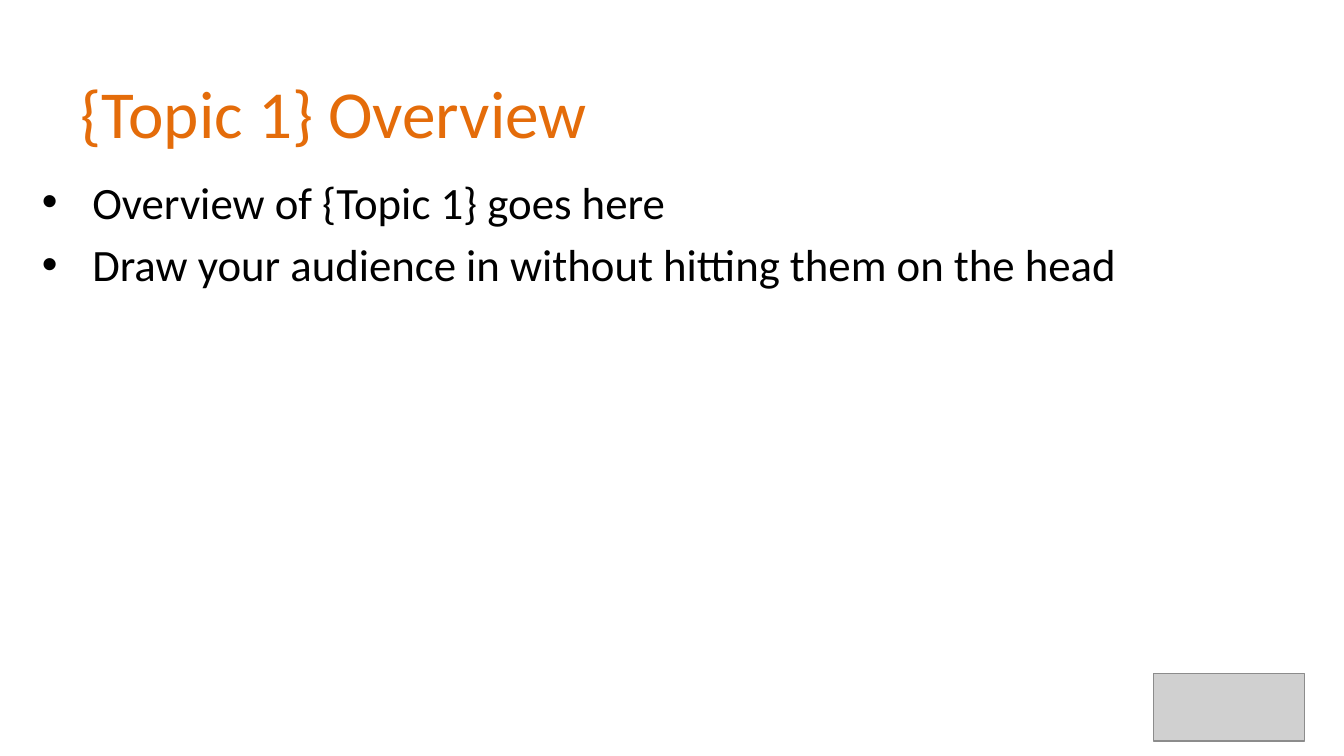
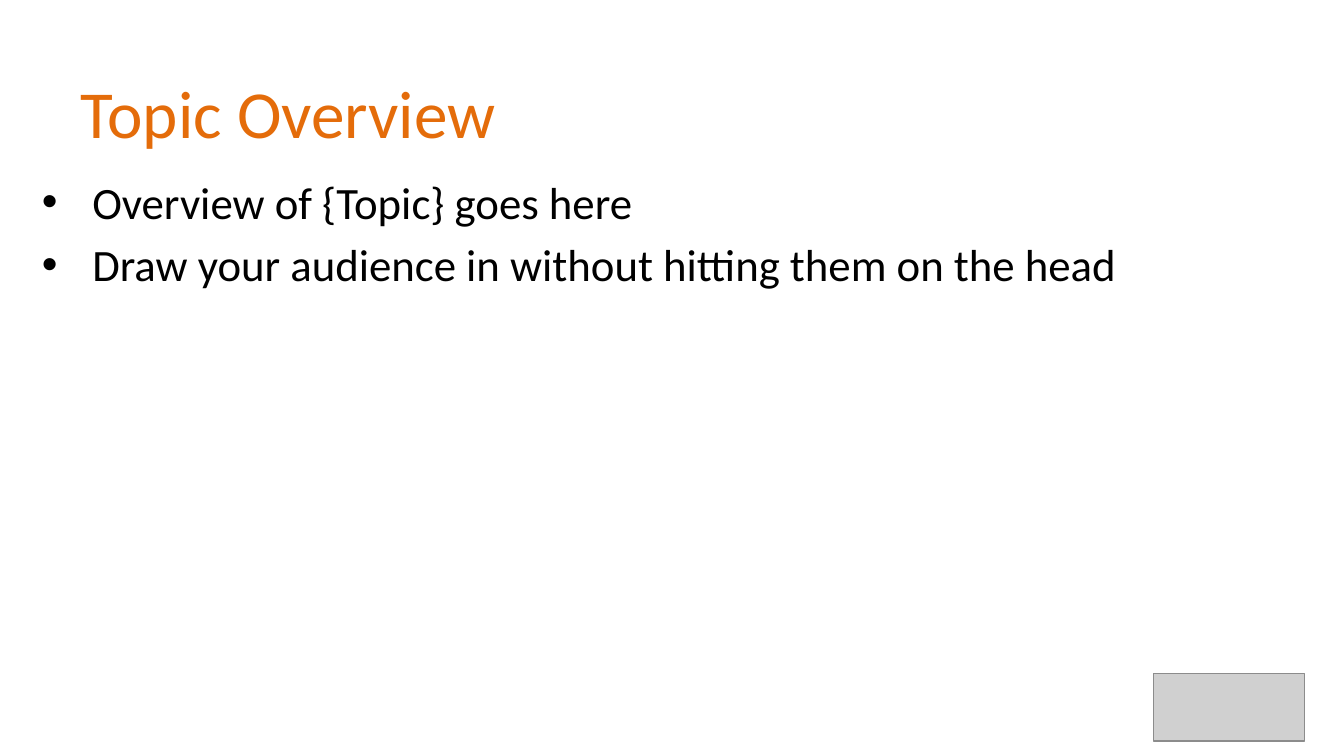
Before and after one commit to Alan-Lomax/MERG-SIG-Presentations, a slide deck: slide 9 of Part 0 - Presentation Template.potx (slide 3 before the commit). Drawn at 1344x756 pixels with LibreOffice and Linux fonts; fonts in the diff are those of the drawing; grey boxes stand for pictures; background and template pictures are left out. Boxes give left, top, right and bottom in pixels: in the first picture for what was removed or moved away, otherwise in the second. Text is boxed around its words. In the diff, an @@ line names an element or a change of style, - is before the commit and + after.

```diff
--- a/Part 0 - Presentation Template.potx
+++ b/Part 0 - Presentation Template.potx
@@ title at bbox=[81, 91, 495, 149]: text changed @@
-{Topic 1} Overview
+Topic Overview
@@ text at bbox=[92, 186, 632, 227]: text changed @@
-• Overview of {Topic 1} goes here
+• Overview of {Topic} goes here
```
Also in this commit, not shown: 2 other slides changed, 6 slides added.
